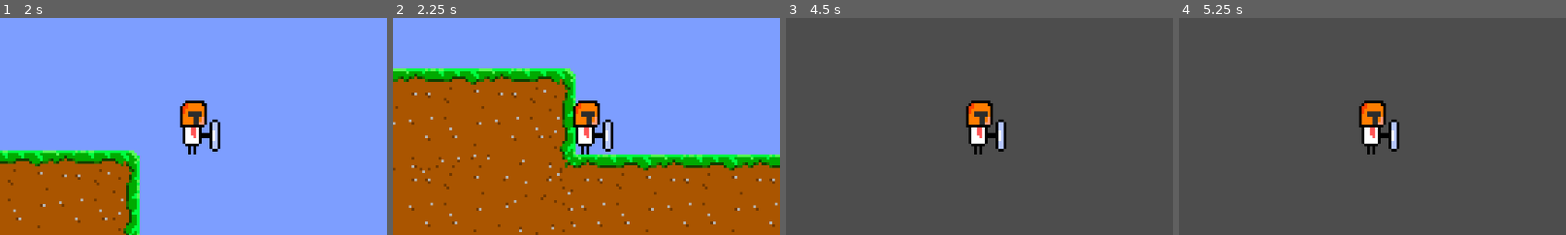
Above: before the commit, frames 1-4 (left to right).
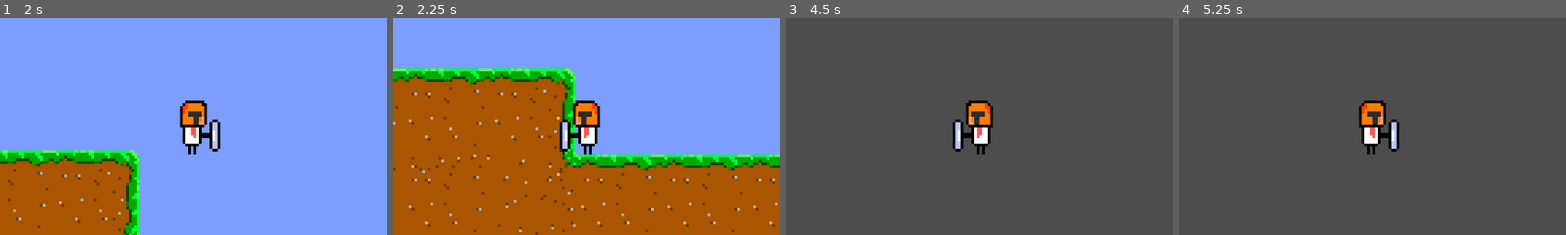
Above: after the commit, the same moments.

Repository: Cy-Uol/mr-mirror-shield
Game: Godot game, scene res://Scenes/world.tscn
The game is run twice, just before and just after one commit, with the same random seed, the same clock (stepped at 60 frames per second) and the same inputs.
Inputs:
- Up to frame 1 (2 s): tap Enter (ui_accept) at 0.5, 0.6, 0.77, 1.07, 1.35, 1.52, 1.82 s; hold Right (ui_right) from 0.53 s (still down)
- Up to frame 2 (2.25 s): release Right (ui_right) at 2.03 s; hold Left (ui_left) from 2.03 s (still down); tap Enter (ui_accept) at 2.1 s
- Up to frame 3 (4.5 s): tap Enter (ui_accept) at 2.75, 2.85, 3.02, 3.32, 3.6, 3.77, 4.07, 4.25, 4.35 s; release Left (ui_left) at 2.78 s; hold Right (ui_right) 2.78-4.28 s; hold Left (ui_left) from 4.28 s (still down)
- Up to frame 4 (5.25 s): tap Enter (ui_accept) at 4.52, 4.82, 5, 5.1 s; release Left (ui_left) at 5.03 s; hold Right (ui_right) from 5.03 s (still down)
The pictures show only the part of the screen within x 25-75%, y 48-98%; the shares and areas given below are measured in that part.

Frame 1 is identical in both runs. In frame 2, 1.6% of the frame differs, in the area x 43-58%, y 37-63%; in frame 3, 1.5%; in frame 4, nothing differs.

Commit message:
Update player.gd

Diff:
--- a/Scripts/player.gd
+++ b/Scripts/player.gd
@@ -4,6 +4,7 @@
 const SPEED = 300.0
 const JUMP_VELOCITY = -300.0
 
+@onready var animated_sprite = $AnimatedSprite2D
 
 func _physics_process(delta: float) -> void:
 	# Add the gravity.
@@ -13,11 +14,16 @@
 	# Handle jump.
 	if Input.is_action_just_pressed("ui_accept") and is_on_floor():
 		velocity.y = JUMP_VELOCITY
-		push_error("I have left my PC unattended and have been Mal'd")
 
 	# Get the input direction and handle the movement/deceleration.
 	# As good practice, you should replace UI actions with custom gameplay actions.
 	var direction := Input.get_axis("ui_left", "ui_right")
+
+	if direction > 0:
+		animated_sprite.flip_h = false
+	elif direction < 0:
+		animated_sprite.flip_h = true
+
 	if direction:
 		velocity.x = direction * SPEED
 	else:
